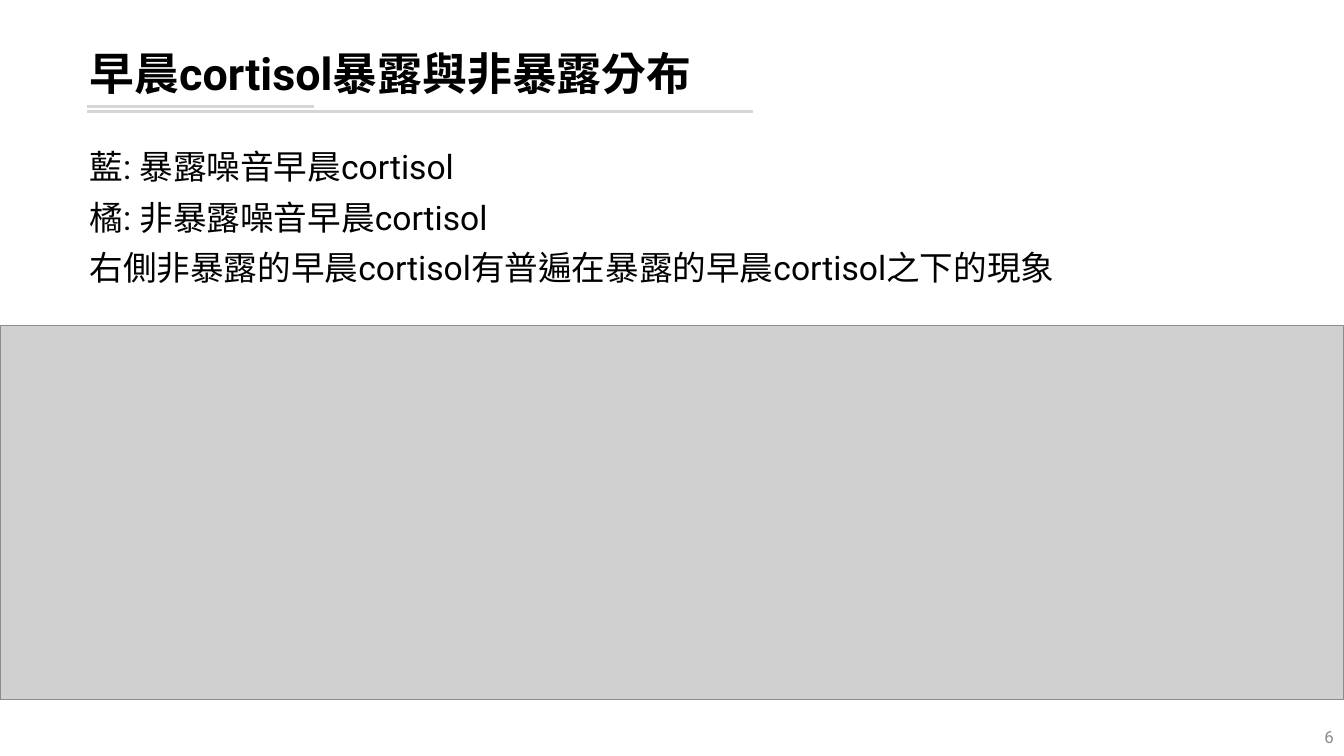
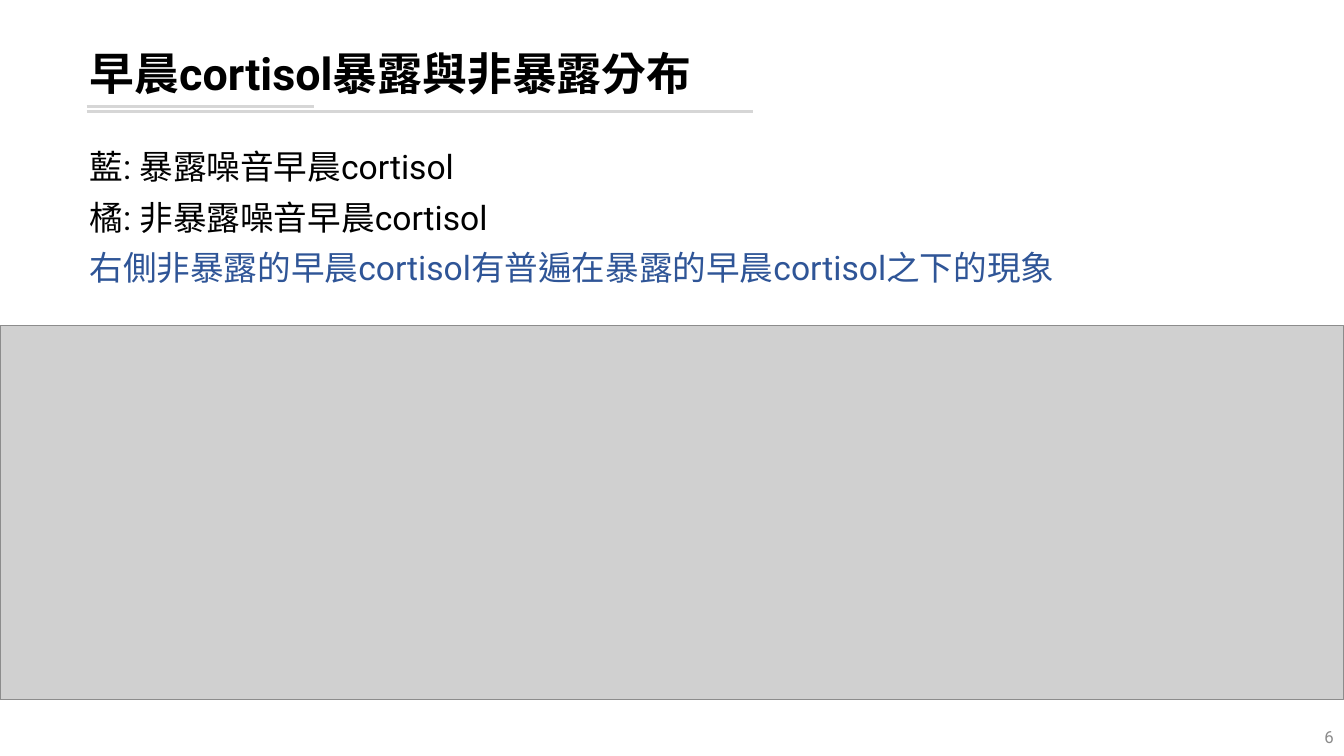
Before and after one commit to leooel97895750/REM_DataMining, a slide deck: slide 6 of 20210804_REM分析.pptx. Drawn at 1344x756 pixels with LibreOffice and Linux fonts; fonts in the diff are those of the drawing; grey boxes stand for pictures. Boxes give left, top, right and bottom in pixels: in the first picture for what was removed or moved away, otherwise in the second. Text is boxed around its words. In the diff, an @@ line names an element or a change of style, - is before the commit and + after.

```diff
--- a/20210804_REM分析.pptx
+++ b/20210804_REM分析.pptx
@@ text at box(89, 251, 1054, 283): text colour #000000 to #2F5597 in "右側非暴露的早晨cortisol有普遍在暴露的早晨cortisol之下的現象" @@
```
Also in this commit, not shown: 13 other slides changed, 9 slides added, 6 slides removed, 3 other files.
